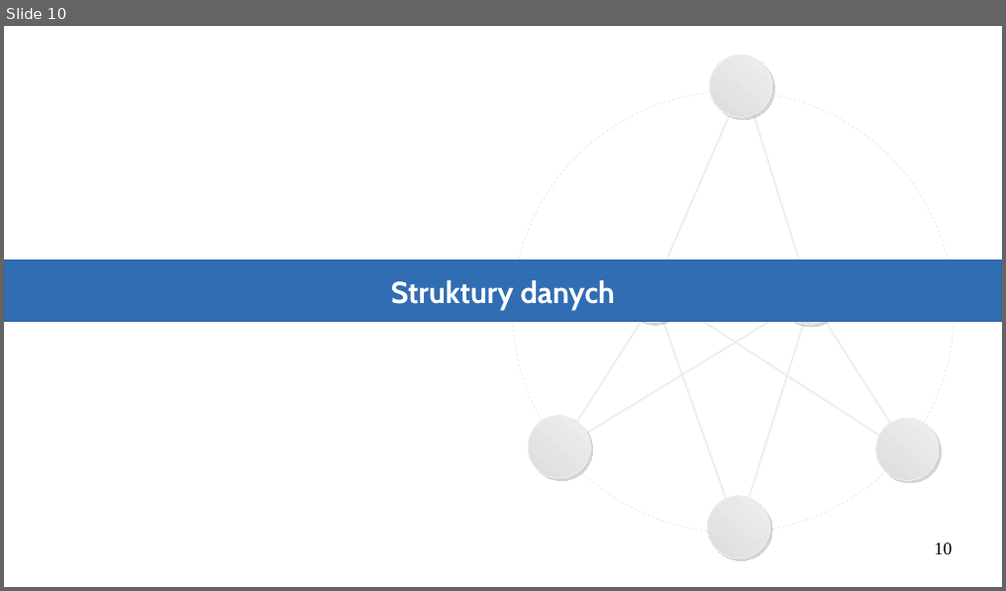
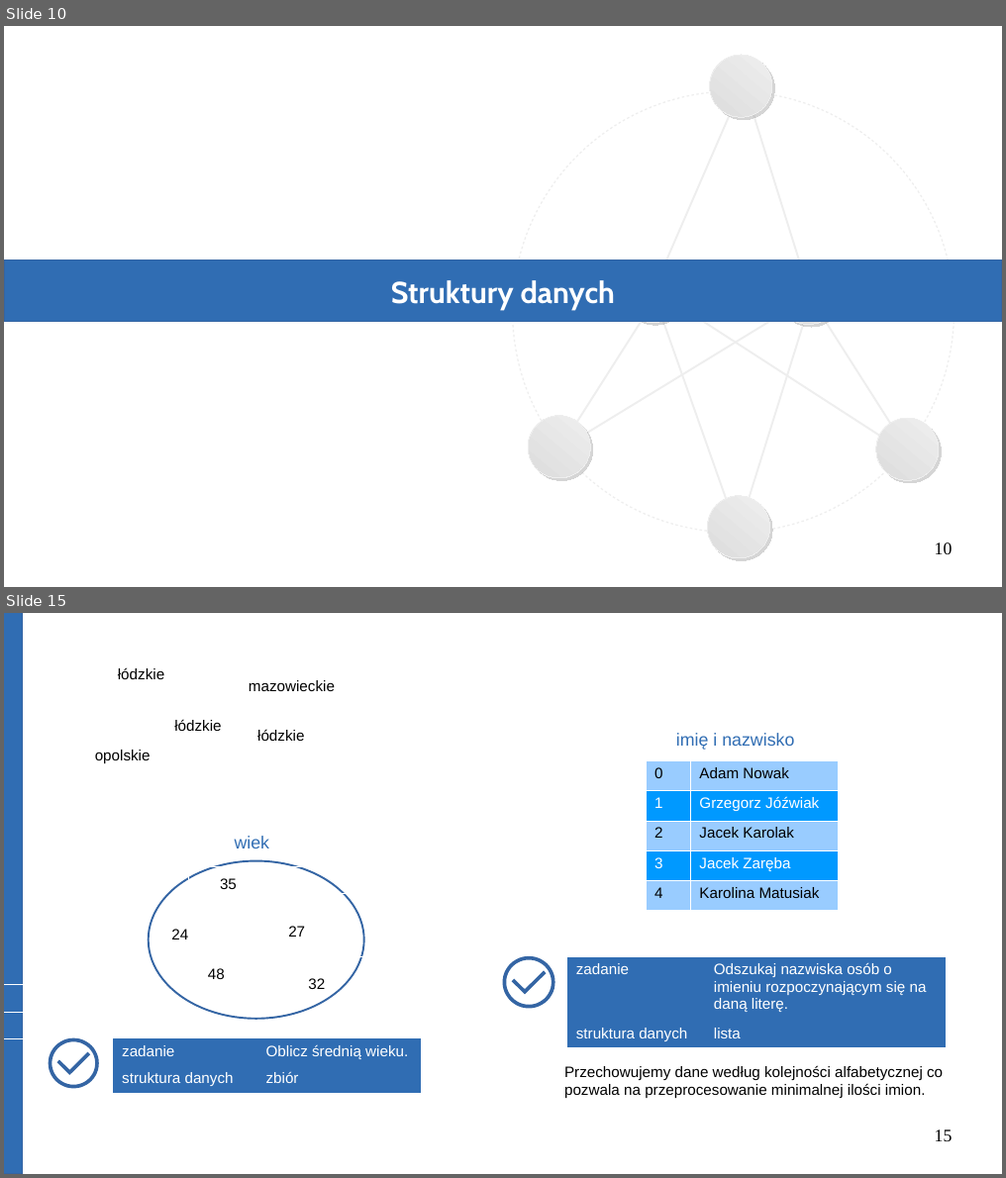
Before and after one commit to Michael-Wisniewski/algorithmic-workshop, a slide deck: Data_Structures.odp. Shown one above the other, each under a label of ours: slide 10 before the commit, slides 10 and 15 after it; the slides between them are not shown. The pictures are 1006x591 and 1006x1178 pixels, drawn with LibreOffice and Linux fonts; fonts in the diff are those of the drawing. Boxes give left, top, right and bottom in pixels: in the first picture for what was removed or moved away, otherwise in the second. Text is boxed around its words. In the diff, an @@ line names an element or a change of style, - is before the commit and + after.

```diff
--- a/Data_Structures.odp
+++ b/Data_Structures.odp
@@ slide 15 added at [4, 613, 1002, 1174], background #FFFFFF @@
@@ rectangle added at [4, 613, 22, 1174], fill #306DB3, outline #3465A4 0 pt @@
@@ text added at [118, 667, 164, 679], 12 pt, text #000000 @@
+łódzkie
@@ text added at [249, 680, 335, 691], 12 pt, text #000000 @@
+mazowieckie
@@ text added at [174, 719, 221, 731], 12 pt, text #000000 @@
+łódzkie
@@ text added at [257, 729, 304, 741], 12 pt, text #000000 @@
+łódzkie
@@ text added at [95, 750, 151, 763], 12 pt, text #000000 @@
+opolskie
@@ table added at [647, 761, 838, 911], 5 rows, 2 columns @@
+0 | Adam Nowak
+1 | Grzegorz Jóźwiak
+2 | Jacek Karolak
+3 | Jacek Zaręba
+4 | Karolina Matusiak
@@ text added at [676, 733, 794, 750], 14 pt, text #306DB3 @@
+imię i nazwisko
@@ text added at [235, 836, 270, 849], 14 pt, text #306DB3 @@
+wiek
@@ ellipse added at [148, 861, 363, 1019], fill #FFFFFF, outline #3465A4 1.5 pt @@
@@ text added at [220, 878, 237, 889], 12 pt, text #000000 @@
+35
@@ text added at [171, 929, 188, 940], 12 pt, text #000000 @@
+24
@@ text added at [288, 926, 305, 937], 12 pt, text #000000 @@
+27
@@ text added at [208, 968, 225, 979], 12 pt, text #000000 @@
+48
@@ freeform shape added at [505, 959, 553, 1006], outline #3465A4 2.89 pt @@
@@ table added at [567, 958, 945, 1046], 2 rows, 2 columns @@
+zadanie | Odszukaj nazwiska osób o imieniu rozpoczynającym się na daną literę.
+struktura danych | lista
@@ text added at [308, 978, 325, 989], 12 pt, text #000000 @@
+32
@@ freeform shape added at [513, 972, 545, 992], outline #3465A4 2.89 pt @@
@@ freeform shape added at [51, 1041, 97, 1086], outline #3465A4 2.89 pt @@
@@ freeform shape added at [58, 1054, 89, 1073], outline #3465A4 2.89 pt @@
@@ table added at [114, 1039, 422, 1091], 2 rows, 2 columns @@
+zadanie | Oblicz średnią wieku.
+struktura danych | zbiór
@@ text added at [564, 1065, 943, 1098], 12 pt, text #000000 @@
+Przechowujemy dane według kolejności alfabetycznej co pozwala na przeprocesowanie minimalnej ilości imion.
@@ page number added at [935, 1130, 952, 1142], 14 pt, text #000000 @@
+15
```
Also in this commit, not shown: 2 slides changed, 9 other slides added, 2 other files.
